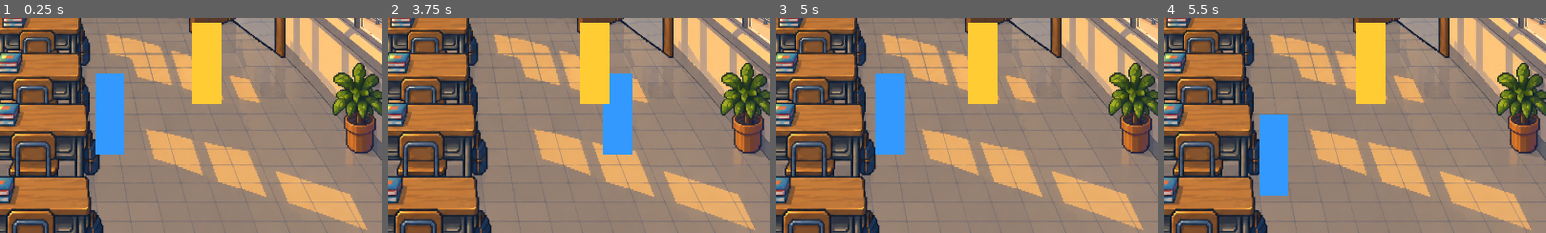
Above: before the commit, frames 1-4 (left to right).
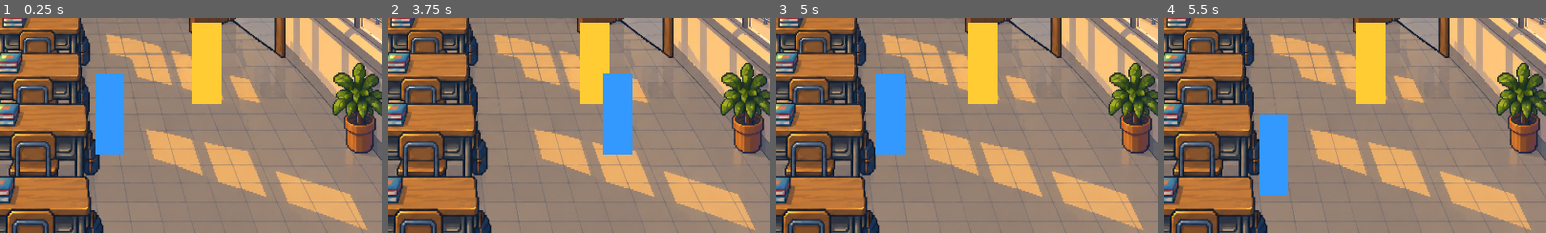
Above: after the commit, the same moments.

Repository: margaret1123/qiu-s-birthday
Game: Godot game, scene res://main.tscn
Two runs of this game, one before a commit and one after it. Both use one fixed random seed, a clock stepped at 60 frames per second and the inputs below.
Inputs:
- Up to frame 1 (0.25 s): no input
- Up to frame 2 (3.75 s): tap Enter at 0.5 s; hold Right (ui_right) 0.53-1.28 s; tap E (interact) every 0.75 s from 0.6 to 3.6 s; hold Down (ui_down) 1.28-2.03 s; hold Right (ui_right) 2.03-2.78 s; hold Up (ui_up) 2.78-3.53 s; hold Left (ui_left) from 3.53 s (still down)
- Up to frame 3 (5 s): keep holding Left (ui_left); tap E (interact) at 4.35 s
- Up to frame 4 (5.5 s): release Left (ui_left) at 5.03 s; hold Down (ui_down) from 5.03 s (still down); tap E (interact) at 5.1 s
The pictures show only the part of the screen within x 50-100%, y 50-100%; the shares and areas given below are measured in that part.

The runs differ from the first frame. In frame 2, 0.2% of the frame differs, in the area x 56-58%, y 25-40%; in frame 3, less than 0.1%; in frame 4, less than 0.1%.

Commit message:
feat: add S01 depth occlusion
Add a WorldSort (y_sort_enabled) group to main.tscn holding the Player,
Biu and ten Polygon2D occluders so furniture at a greater depth draws in
front of characters standing behind it.

Each occluder re-samples the existing S01_classroom_morning_bg.png through
its uv array rather than introducing new art, so an idle frame is
unchanged. Sort bases sit on each piece's floor-contact line.

No collision, spawn point, character size or dialogue logic was touched.

Co-Authored-By: Claude Code <noreply@anthropic.com>

Diff:
--- a/main.tscn
+++ b/main.tscn
@@ -113,17 +113,80 @@
 position = Vector2(907.5, 785)
 shape = SubResource("RectangleShape2D_desk_c_lower")
 
-[node name="Player" parent="." instance=ExtResource("2_player")]
+[node name="WorldSort" type="Node2D" parent="."]
+y_sort_enabled = true
+
+[node name="PodiumOccluder" type="Polygon2D" parent="WorldSort"]
+position = Vector2(0, 508)
+texture = ExtResource("1_bg")
+polygon = PackedVector2Array(616, -128, 857, -116, 857, 0, 616, 0)
+uv = PackedVector2Array(616, 380, 857, 392, 857, 508, 616, 508)
+
+[node name="DeskA1Occluder" type="Polygon2D" parent="WorldSort"]
+position = Vector2(0, 575)
+texture = ExtResource("1_bg")
+polygon = PackedVector2Array(200, -97, 381, -120, 384, -89, 384, -65, 396, -47, 396, -11, 387, -2, 387, 0, 200, 0)
+uv = PackedVector2Array(200, 478, 381, 455, 384, 486, 384, 510, 396, 528, 396, 564, 387, 573, 387, 575, 200, 575)
+
+[node name="DeskB1Occluder" type="Polygon2D" parent="WorldSort"]
+position = Vector2(0, 575)
+texture = ExtResource("1_bg")
+polygon = PackedVector2Array(527, -102, 700, -119, 742, -59, 715, -56, 719, -47, 719, -11, 711, -2, 711, 0, 492, 0, 492, -2, 502, -23, 533, -29, 533, -59, 525, -68, 525, -80, 532, -89)
+uv = PackedVector2Array(527, 473, 700, 456, 742, 516, 715, 519, 719, 528, 719, 564, 711, 573, 711, 575, 492, 575, 492, 573, 502, 552, 533, 546, 533, 516, 525, 507, 525, 495, 532, 486)
+
+[node name="DeskA2Occluder" type="Polygon2D" parent="WorldSort"]
+position = Vector2(0, 672)
+texture = ExtResource("1_bg")
+polygon = PackedVector2Array(95, -106, 348, -124, 382, -94, 363, -88, 364, -70, 360, -64, 316, -61, 328, -40, 329, -4, 329, 0, 90, 0)
+uv = PackedVector2Array(95, 566, 348, 548, 382, 578, 363, 584, 364, 602, 360, 608, 316, 611, 328, 632, 329, 668, 329, 672, 90, 672)
+
+[node name="DeskB2Occluder" type="Polygon2D" parent="WorldSort"]
+position = Vector2(0, 694)
+texture = ExtResource("1_bg")
+polygon = PackedVector2Array(490, -124, 680, -142, 690, -114, 691, -81, 704, -63, 704, -21, 692, -9, 676, -6, 676, 0, 440, 0, 440, -4, 453, -31, 487, -40, 486, -79, 479, -82, 479, -97)
+uv = PackedVector2Array(490, 570, 680, 552, 690, 580, 691, 613, 704, 631, 704, 673, 692, 685, 676, 688, 676, 694, 440, 694, 440, 690, 453, 663, 487, 654, 486, 615, 479, 612, 479, 597)
+
+[node name="DeskCUpOccluder" type="Polygon2D" parent="WorldSort"]
+position = Vector2(0, 700)
+texture = ExtResource("1_bg")
+polygon = PackedVector2Array(847, -223, 1012, -245, 1040, 0, 798, 0, 798, -10, 803, -34, 813, -40, 813, -85, 806, -88, 806, -106, 816, -145, 835, -151, 835, -172)
+uv = PackedVector2Array(847, 477, 1012, 455, 1040, 700, 798, 700, 798, 690, 803, 666, 813, 660, 813, 615, 806, 612, 806, 594, 816, 555, 835, 549, 835, 528)
+
+[node name="DeskB3Occluder" type="Polygon2D" parent="WorldSort"]
+position = Vector2(0, 840)
+texture = ExtResource("1_bg")
+polygon = PackedVector2Array(437, -166, 672, -184, 669, -140, 671, -107, 685, -86, 685, -38, 674, -23, 656, -20, 658, -2, 658, 0, 403, 0, 403, -2, 412, -20, 434, -23, 434, -104, 426, -107, 426, -125, 434, -140)
+uv = PackedVector2Array(437, 674, 672, 656, 669, 700, 671, 733, 685, 754, 685, 802, 674, 817, 656, 820, 658, 838, 658, 840, 403, 840, 403, 838, 412, 820, 434, 817, 434, 736, 426, 733, 426, 715, 434, 700)
+
+[node name="DeskA3Occluder" type="Polygon2D" parent="WorldSort"]
+position = Vector2(0, 880)
+texture = ExtResource("1_bg")
+polygon = PackedVector2Array(8, -212, 285, -228, 323, -202, 318, -196, 293, -190, 294, -169, 290, -166, 244, -163, 244, -145, 257, -124, 257, -79, 242, -64, 214, -61, 213, -31, 213, 0, 0, 0)
+uv = PackedVector2Array(8, 668, 285, 652, 323, 678, 318, 684, 293, 690, 294, 711, 290, 714, 244, 717, 244, 735, 257, 756, 257, 801, 242, 816, 214, 819, 213, 849, 213, 880, 0, 880)
+
+[node name="DeskB4Occluder" type="Polygon2D" parent="WorldSort"]
+position = Vector2(0, 880)
+texture = ExtResource("1_bg")
+polygon = PackedVector2Array(398, -68, 672, -82, 681, -71, 673, -62, 658, -59, 656, -2, 656, 0, 385, 0, 385, -2, 409, -56, 434, -62)
+uv = PackedVector2Array(398, 812, 672, 798, 681, 809, 673, 818, 658, 821, 656, 878, 656, 880, 385, 880, 385, 878, 409, 824, 434, 818)
+
+[node name="DeskCLowOccluder" type="Polygon2D" parent="WorldSort"]
+position = Vector2(0, 880)
+texture = ExtResource("1_bg")
+polygon = PackedVector2Array(792, -166, 1032, -180, 1040, 0, 776, 0, 776, -3, 785, -54, 799, -63, 799, -144, 790, -150)
+uv = PackedVector2Array(792, 714, 1032, 700, 1040, 880, 776, 880, 776, 877, 785, 826, 799, 817, 799, 736, 790, 730)
+
+[node name="Player" parent="WorldSort" instance=ExtResource("2_player")]
 position = Vector2(1080, 770)
 
-[node name="Camera2D" type="Camera2D" parent="Player"]
+[node name="Camera2D" type="Camera2D" parent="WorldSort/Player"]
 zoom = Vector2(0.77, 0.77)
 limit_left = 0
 limit_top = 0
 limit_right = 1672
 limit_bottom = 941
 
-[node name="Biu" parent="." instance=ExtResource("3_biu")]
+[node name="Biu" parent="WorldSort" instance=ExtResource("3_biu")]
 position = Vector2(1290, 660)
 npc_name = "biu"
 dialogue_lines = Array[String](["作业收得差不多了。", "我还得去办公室一趟。", "你不是也要去拿作业吗？", "走，一起。"])
